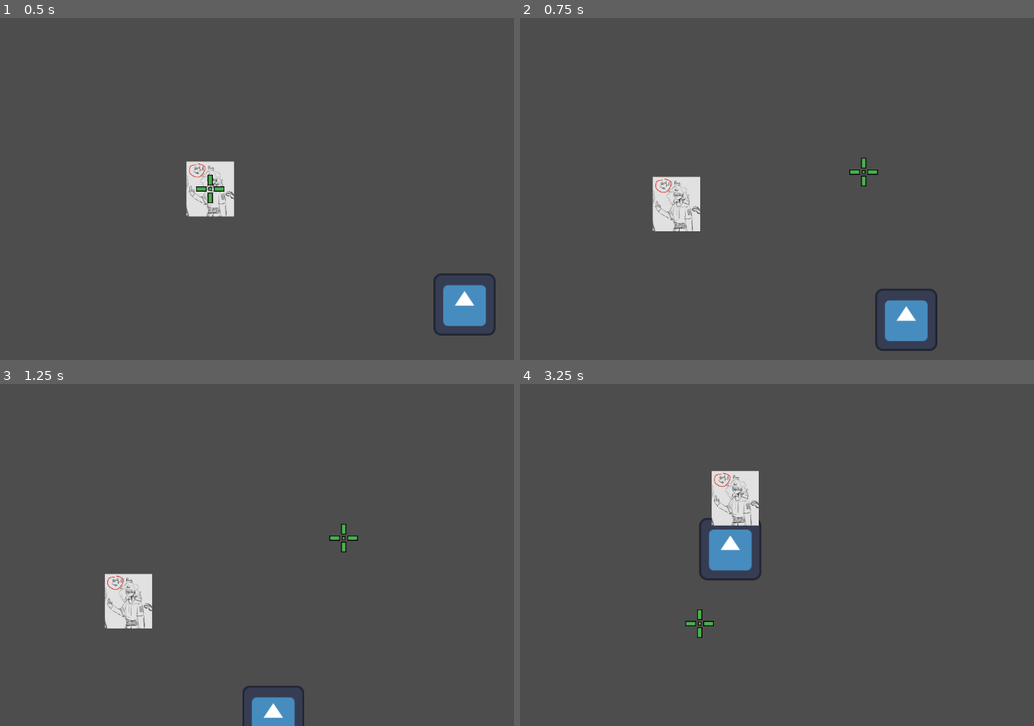
Above: before the commit, frames 1-4 (two rows, left to right).
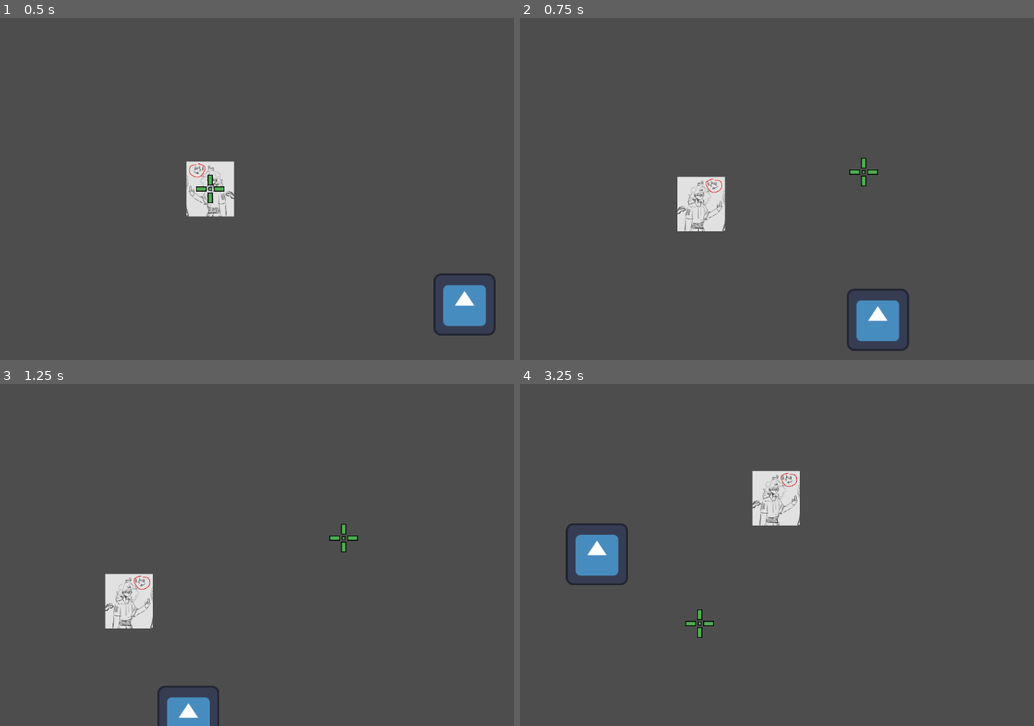
Above: after the commit, the same moments.

Repository: mathkkj/ROGUENAVE
Game: Godot game, scene res://cena.tscn
The game is run twice, just before and just after one commit, with the same random seed, the same clock (stepped at 60 frames per second) and the same inputs. The engine's default icon, where the game draws it, is replaced by a stand-in: a white triangle on a blue panel in a dark square.
Inputs (mouse positions are in pixels of both pictures, inside the frame that each line leads up to):
- Up to frame 1 (0.5 s): no input
- Up to frame 2 (0.75 s): move the mouse to (864, 171) at 0.52 s; hold D (direita) from 0.53 s (still down); tap E (dash, bound only after the commit) at 0.6 s; click (864, 171) at 0.67 s
- Up to frame 3 (1.25 s): keep holding D (direita)
- Up to frame 4 (3.25 s): move the mouse to (607, 572) at 1.27 s; release D (direita) at 1.28 s; hold Down (baixo) 1.28-2.03 s; tap E (dash, bound only after the commit) at 1.35, 2.1, 2.85 s; click (607, 572) at 1.42 s; move the mouse to (792, 479) at 2.02 s; hold D (direita) 2.03-2.78 s; click (792, 479) at 2.17 s; move the mouse to (699, 623) at 2.77 s; hold Up (cima) from 2.78 s (still down); click (699, 623) at 2.92 s

Frame 1 is identical in both runs. In frame 2, 3.5% of the frame differs, in the area x 25-82%, y 46-98%; in frame 3, 2.3%; in frame 4, 5.1%, in the area x 8-55%, y 25-59%.

Commit message:
Update Dash

Diff:
--- a/personagem.gd
+++ b/personagem.gd
@@ -1,8 +1,17 @@
 extends CharacterBody2D
 
-@export var velocidade = 350.0
-@export var aceleracao = 2750.0
-@export var atrito = 1500.0
+@export var velocidade: float = 350.0
+@export var aceleracao: float = 2750.0
+@export var atrito: float = 1500.0
+@export var dash_vel: float = 1300.0
+
+@export var DASH_TIMER: float = 0.10
+@export var tempo_recarregamento_dash: float = 1.0
+
+var pode_dash: bool = true
+var tempo_dash: float = 0.0
+var recarregar_tempo_dash: float = 0.0
+var dash_dir: Vector2 = Vector2.ZERO
 
 func _physics_process(delta: float) -> void:
 	var direcao := Input.get_vector("esquerda", "direita", "cima", "baixo")
@@ -14,4 +23,30 @@
 	else:
 		velocity = velocity.move_toward(Vector2.ZERO, atrito * delta)
 
+	_mecanica_dash(delta)
 	move_and_slide()
+
+func _mecanica_dash(delta: float) -> void:
+	if pode_dash and Input.is_action_just_pressed("dash"):
+		pode_dash = false
+		tempo_dash = DASH_TIMER
+		recarregar_tempo_dash = tempo_recarregamento_dash
+
+		#ACHEI RUIM BOTAR O ANALOGICO DIREITO OU O MOUSE PARA A DIREÇÃO DO DASH
+		#if Global.usando_controle == false:
+			#dash_dir = global_position.direction_to(get_global_mouse_position())
+		#else:
+			#dash_dir = Input.get_vector("esquerdaAnalogicoDireito", "direitaAnalogicoDireito", "cimaAnalogicoDireito", "baixoAnalogicoDireito")
+		dash_dir = Input.get_vector("esquerda", "direita", "cima", "baixo")
+		velocity = dash_dir * dash_vel
+
+		if dash_dir.x != 0:
+			$Sprite2D.flip_h = dash_dir.x > 0
+
+	if tempo_dash > 0.0:
+		tempo_dash = max(0.0, tempo_dash - delta)
+	else:
+		if recarregar_tempo_dash > 0.0:
+			recarregar_tempo_dash -= delta
+		else:
+			pode_dash = true
--- a/project.godot
+++ b/project.godot
@@ -70,6 +70,12 @@
 "events": [Object(InputEventJoypadMotion,"resource_local_to_scene":false,"resource_name":"","device":-1,"axis":2,"axis_value":1.0,"script":null)
 ]
 }
+dash={
+"deadzone": 0.2,
+"events": [Object(InputEventKey,"resource_local_to_scene":false,"resource_name":"","device":-1,"window_id":0,"alt_pressed":false,"shift_pressed":false,"ctrl_pressed":false,"meta_pressed":false,"pressed":false,"keycode":0,"physical_keycode":69,"key_label":0,"unicode":101,"location":0,"echo":false,"script":null)
+, Object(InputEventJoypadButton,"resource_local_to_scene":false,"resource_name":"","device":-1,"button_index":0,"pressure":0.0,"pressed":true,"script":null)
+]
+}
 
 [physics]
 
